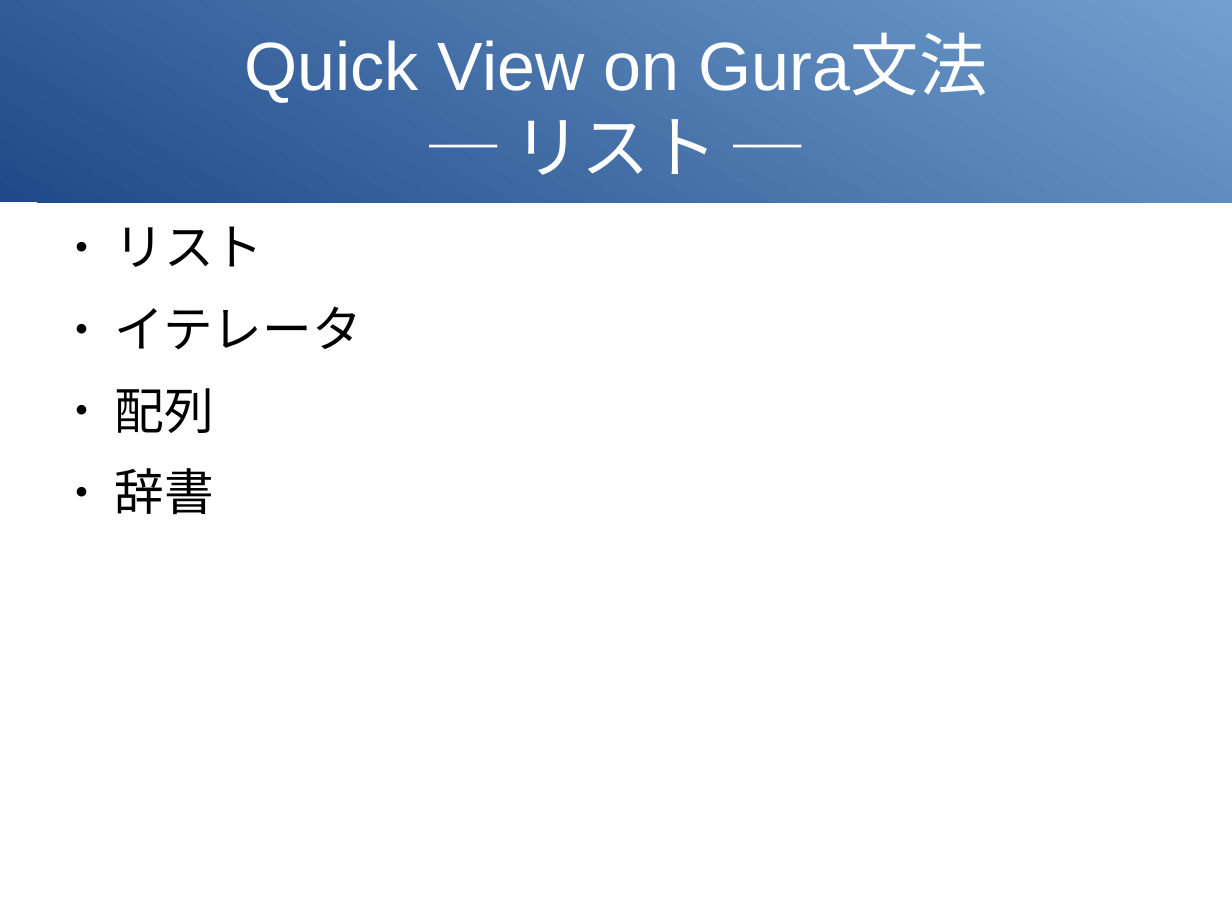
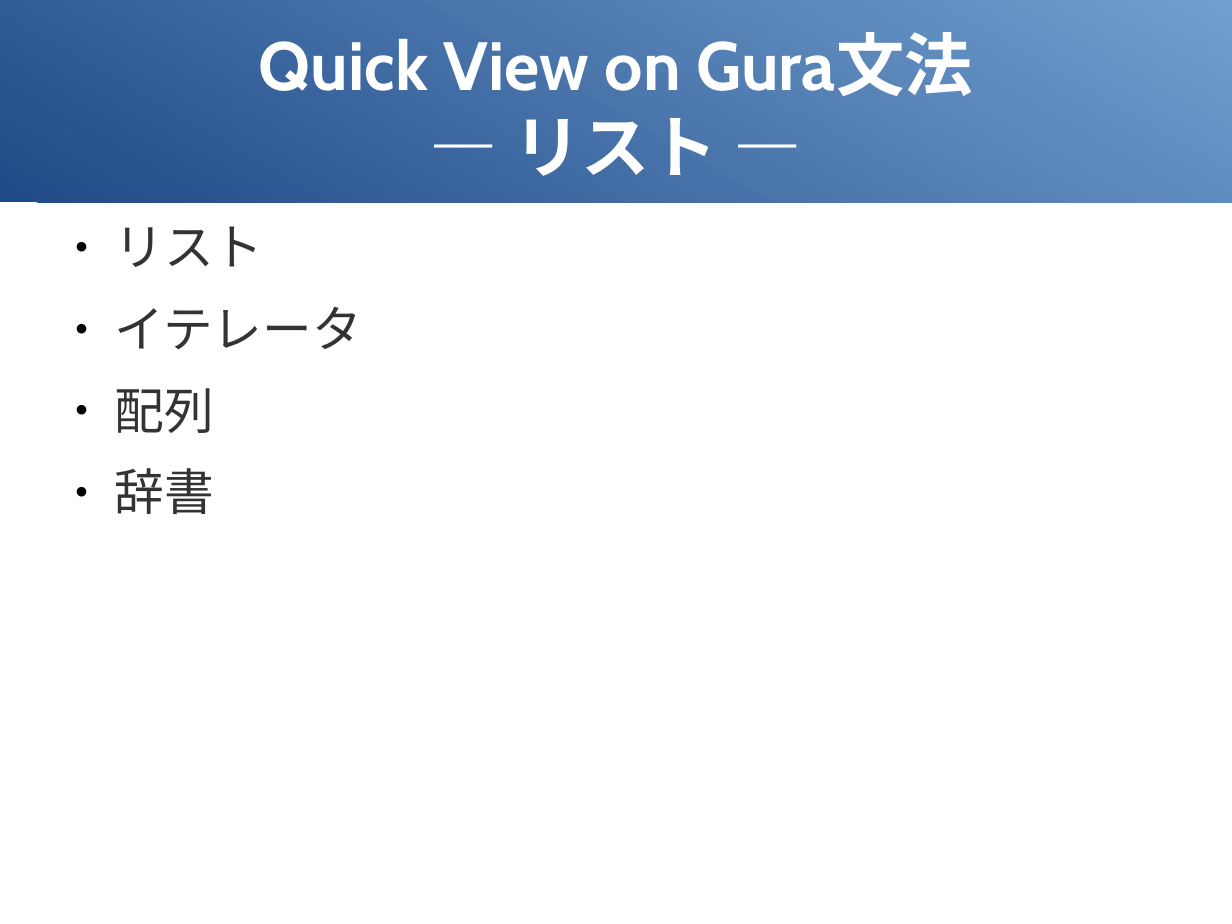
Before and after one commit to gura-lang/gura-doc, a slide deck: slide 7 of presentation/gura-intro.odp. Drawn at 1232x924 pixels with LibreOffice and Linux fonts; fonts in the diff are those of the drawing. Boxes give left, top, right and bottom in pixels: in the first picture for what was removed or moved away, otherwise in the second. Text is boxed around its words. In the diff, an @@ line names an element or a change of style, - is before the commit and + after.

```diff
--- a/presentation/gura-intro.odp
+++ b/presentation/gura-intro.odp
@@ title at (259,33,973,176): text changed; font Arial to Cabin; bold on @@
-Quick View on Gura文法
-─ リスト ─
+Quick View on Gura文法
+― リスト ―
@@ text "リスト" at (114,226,361,514): font Arial to Cabin, text colour #000000 to #333333 @@
```
Also in this commit, not shown: 13 other slides changed, 1 slide added, 1 slide removed, 1 other file.
